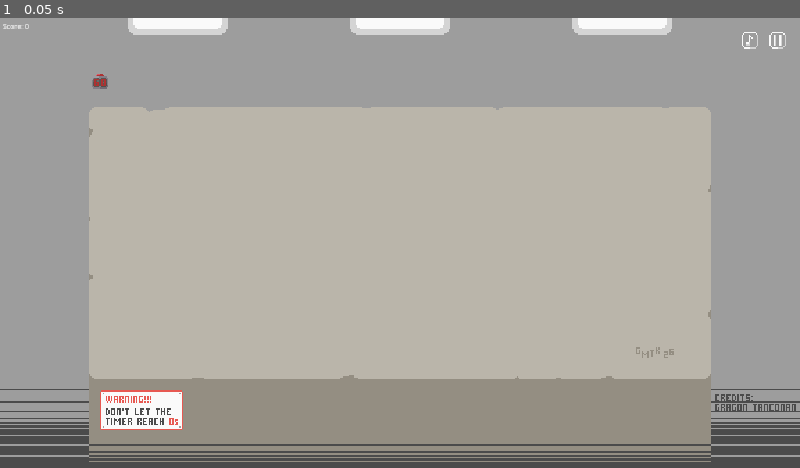
Above: before the commit, frame 1.
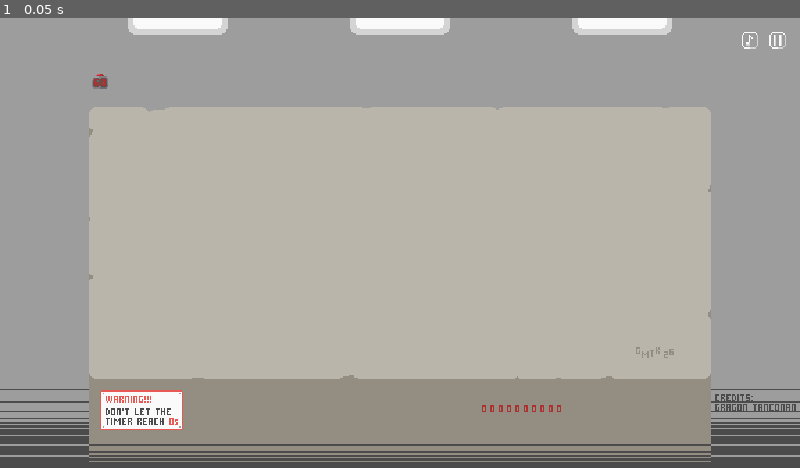
Above: after the commit, the same moment.

Repository: GragonGit/Too-Many-Timers
Game: Godot game, scene res://main.tscn
The game is run twice, just before and just after one commit, with the same random seed, the same clock (stepped at 60 frames per second) and the same inputs.
Inputs:
- Up to frame 1 (0.05 s): no input

The runs differ from the first frame. In frame 1, less than 0.1% of the frame differs, in the area x 0-71%, y 1-88%.

Commit message:
Added Score logic

Diff:
--- a/UI/ScoreDisplay/ScoreScript.gd
+++ b/UI/ScoreDisplay/ScoreScript.gd
@@ -1,8 +1,29 @@
-extends Label
+extends Node2D
+
+@export var digits_texture: CompressedTexture2D
+@export var digit_size: Vector2i = Vector2i(3, 5)
+@export var digit_spacing: int = 2
+@export var min_digits: int = 10
+
+var digits: Array[int] = []
 
 func _ready() -> void:
 	ScoreManager.score_changed.connect(_on_score_changed)
-	text = "Score: " + str(ScoreManager.score)
+	_on_score_changed(ScoreManager.score)
 
-func _on_score_changed(new_score: int) -> void:
-	text = "Score: " + str(new_score)
+func _on_score_changed(value: int) -> void:
+	digits.clear()
+	var v: int = maxi(value, 0)
+	while v > 0 or digits.size() < 1:
+		digits.append(v % 10)
+		v /= 10
+	while digits.size() < min_digits:
+		digits.append(0)
+	queue_redraw()
+
+func _draw() -> void:
+	var step: int = digit_size.x + digit_spacing
+	for i in digits.size():
+		var src := Rect2(Vector2(digits[i] * digit_size.x, 0), Vector2(digit_size))
+		var dst := Rect2(Vector2(1 - i * step, -1), Vector2(digit_size))
+		draw_texture_rect_region(digits_texture, dst, src)
--- a/UI/UI.tscn
+++ b/UI/UI.tscn
@@ -2,13 +2,11 @@
 
 [ext_resource type="Script" uid="uid://d1f6rh0middfr" path="res://UI/ScoreDisplay/ScoreScript.gd" id="1_6dd3c"]
 [ext_resource type="Script" uid="uid://twbpmt41yehg" path="res://UI/UI.gd" id="1_jqf55"]
+[ext_resource type="Texture2D" uid="uid://bjeum4yq2anuj" path="res://Timer/DigitalClock/Digits.png" id="2_byuxr"]
 [ext_resource type="Texture2D" uid="uid://dw88a2sa2rp84" path="res://UI/Pause/Pause.png" id="2_dhe1o"]
 [ext_resource type="Texture2D" uid="uid://cwmkmnd5kp1q2" path="res://UI/Audio/AudioOff.png" id="2_f1fl4"]
 [ext_resource type="Texture2D" uid="uid://cg4gyw7t72vrv" path="res://UI/Pause/Play.png" id="2_q0uhn"]
 [ext_resource type="Texture2D" uid="uid://50fnlot8l4e3" path="res://UI/Audio/AudioOn.png" id="3_jqf55"]
-
-[sub_resource type="LabelSettings" id="LabelSettings_h2yge"]
-font_size = 5
 
 [sub_resource type="StyleBoxEmpty" id="StyleBoxEmpty_qgmx8"]
 
@@ -31,18 +29,11 @@
 grow_vertical = 2
 script = ExtResource("1_jqf55")
 
-[node name="MarginContainer" type="MarginContainer" parent="." unique_id=1374987640]
-layout_mode = 0
-offset_right = 18.0
-offset_bottom = 10.0
-theme_override_constants/margin_left = 2
-theme_override_constants/margin_top = 2
-
-[node name="ScoreLabel" type="Label" parent="MarginContainer" unique_id=604932380]
-layout_mode = 2
-text = "Score: "
-label_settings = SubResource("LabelSettings_h2yge")
+[node name="Node2D" type="Node2D" parent="." unique_id=1697539910]
+position = Vector2(400, 280)
 script = ExtResource("1_6dd3c")
+digits_texture = ExtResource("2_byuxr")
+digit_spacing = 3
 
 [node name="MarginContainer2" type="MarginContainer" parent="." unique_id=452784281]
 layout_mode = 1
